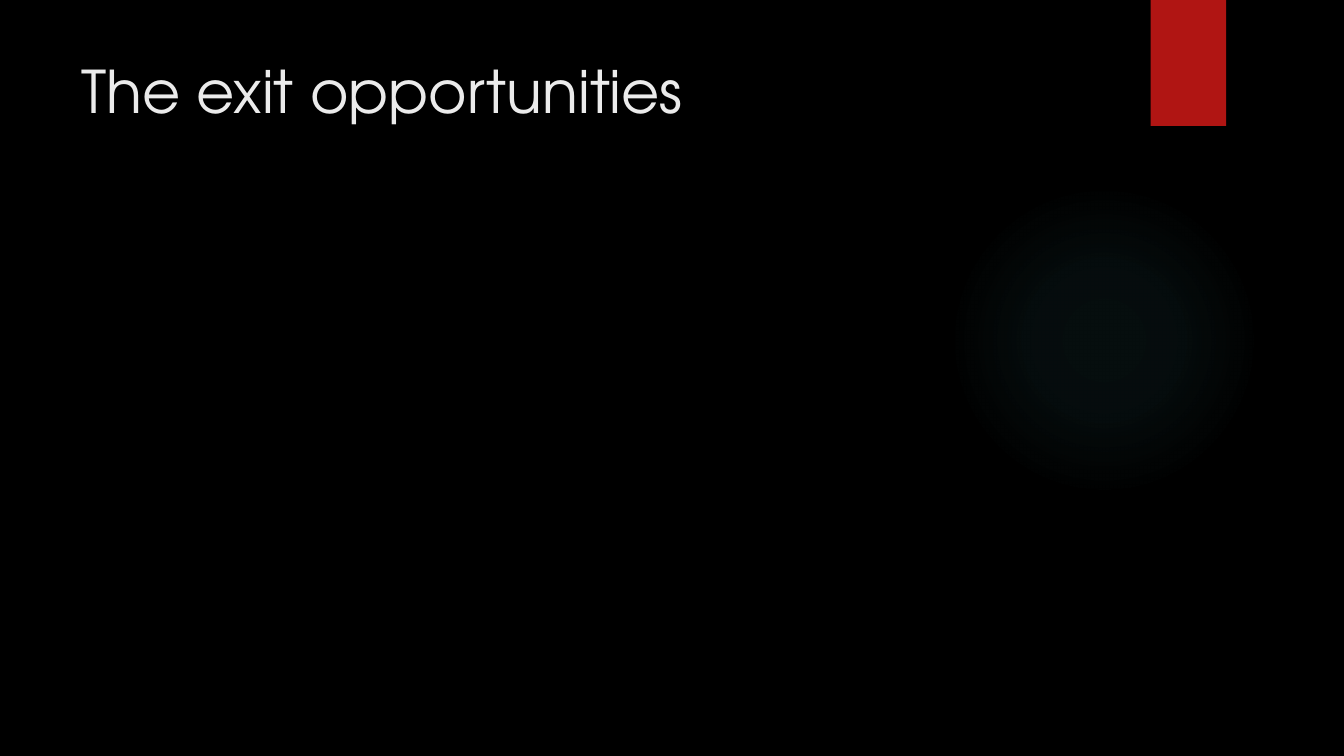
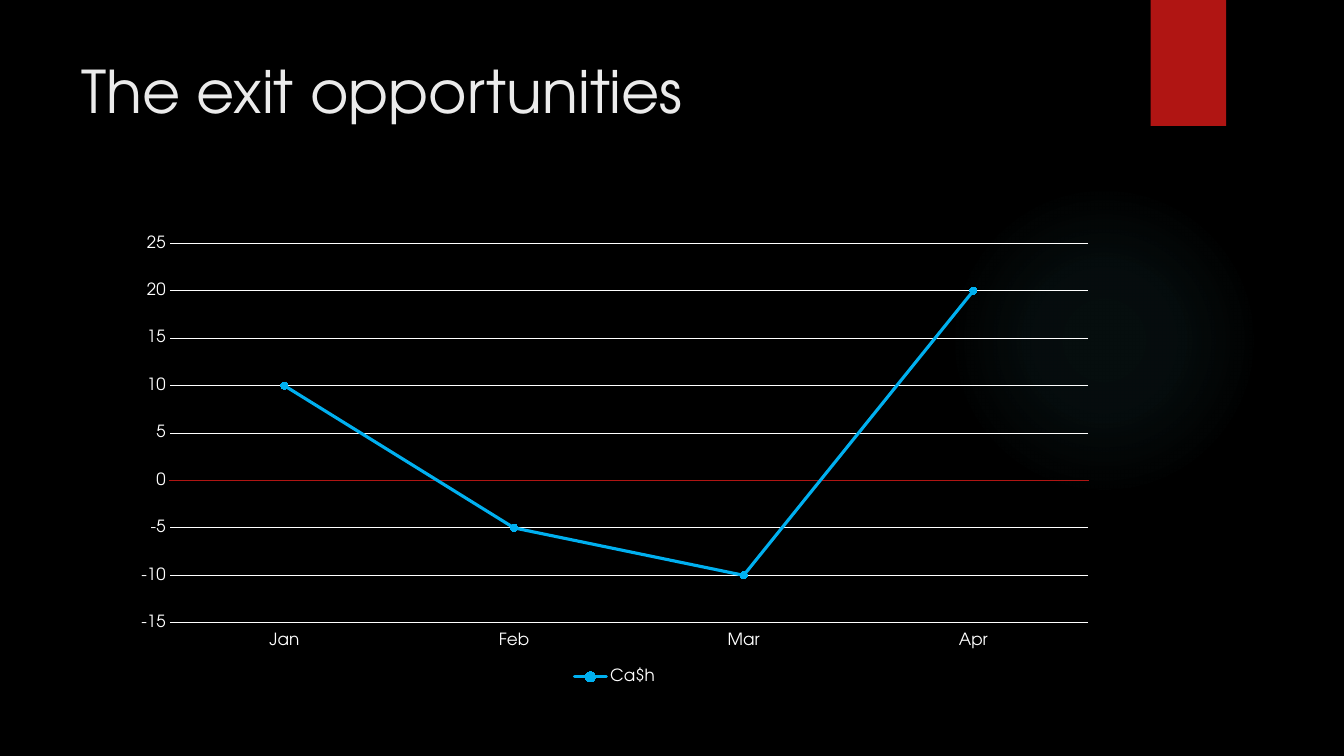
Before and after one commit to theneva/red, a slide deck: slide 7 of presentation.pptx. Drawn at 1344x756 pixels with LibreOffice and Linux fonts; fonts in the diff are those of the drawing; background and template pictures are left out. Boxes give left, top, right and bottom in pixels: in the first picture for what was removed or moved away, otherwise in the second. Text is boxed around its words. In the diff, an @@ line names an element or a change of style, - is before the commit and + after.

```diff
--- a/presentation.pptx
+++ b/presentation.pptx
@@ line chart added at (x1=122, y1=226, x2=1108, y2=689) @@
+categories: Jan, Feb, Mar, Apr
+Ca$h: 10, -5, -10, 20
```
